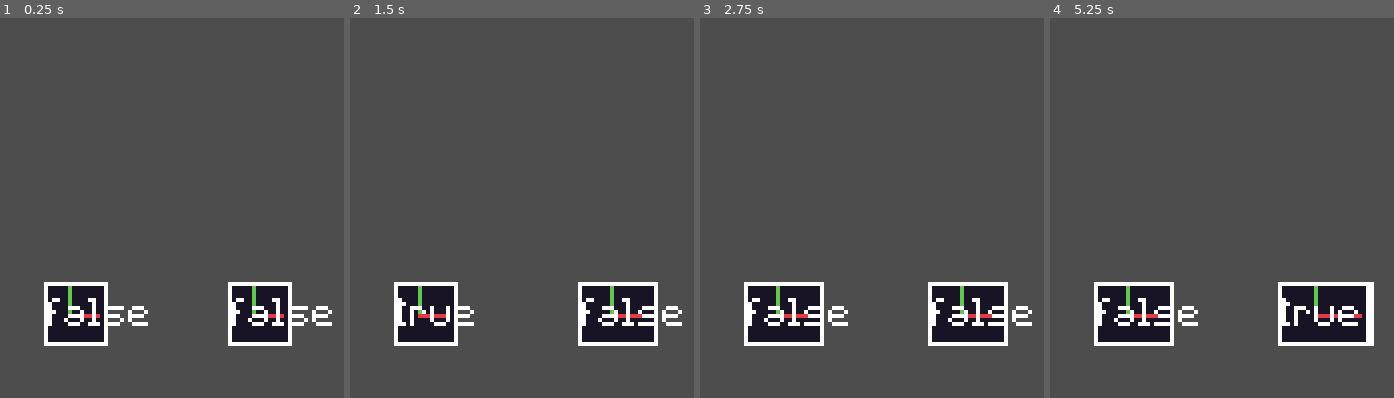
Above: before the commit, frames 1-4 (left to right).
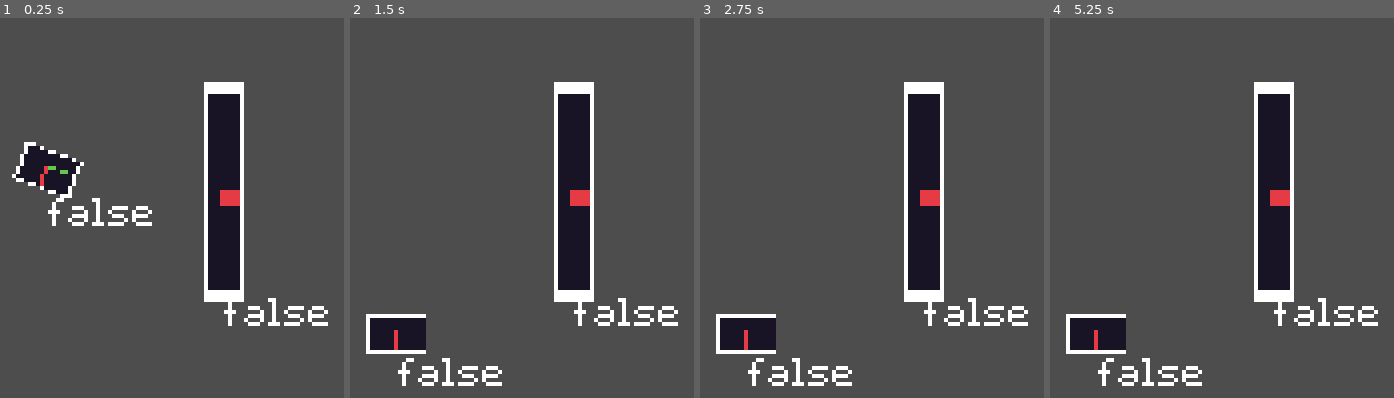
Above: after the commit, the same moments.

Repository: ARKANYOTA/globs
Game: Godot game, scene res://scenes/main.tscn
The game is run twice, just before and just after one commit, with the same random seed, the same clock (stepped at 60 frames per second) and the same inputs.
Inputs (mouse positions are in pixels of both pictures, inside the frame that each line leads up to):
- Up to frame 1 (0.25 s): no input
- Up to frame 2 (1.5 s): tap Enter (ui_accept) at 0.5, 0.77 s; move the mouse to (611, 314) at 0.52 s; hold Right (ui_right) from 0.53 s (still down); click (611, 314) at 0.6 s; tap E (removeme, bound only after the commit) at 0.8, 1.35 s; move the mouse to (425, 314) at 1.27 s
- Up to frame 3 (2.75 s): tap Enter (ui_accept) at 1.52, 2 s; click (775, 314) at 1.55 s; move the mouse to (outside the picture) at 2.02 s; release Right (ui_right) at 2.03 s; hold Left (ui_left) from 2.03 s (still down); click (outside the picture) at 2.1 s; tap E (removeme, bound only after the commit) at 2.3 s
- Up to frame 4 (5.25 s): tap Enter (ui_accept) at 2.75, 3.02, 3.5, 3.77, 4.25, 4.52, 5 s; move the mouse to (outside the picture) at 2.77 s; release Left (ui_left) at 2.78 s; hold Right (ui_right) 2.78-4.28 s; tap E (removeme, bound only after the commit) at 2.85, 3.8, 4.35 s; click (outside the picture) at 3.05 s; move the mouse to (outside the picture) at 3.52 s; click (outside the picture) at 3.6 s; move the mouse to (outside the picture) at 4.27 s; hold Left (ui_left) 4.28-5.03 s; click (outside the picture) at 4.55 s; move the mouse to (1349, 341) at 5.02 s; hold Right (ui_right) from 5.03 s (still down); click (1349, 341) at 5.1 s

The runs differ from the first frame. In frame 1, 16% of the frame differs, in the area x 3-97%, y 16-87%; in frame 2, 15%; in frame 3, 16%; in frame 4, 16%, in the area x 4-96%, y 16-97%.

Commit message:
add: extend system

Diff:
--- a/project.godot
+++ b/project.godot
@@ -30,6 +30,11 @@
 , Object(InputEventJoypadButton,"resource_local_to_scene":false,"resource_name":"","device":-1,"button_index":6,"pressure":0.0,"pressed":false,"script":null)
 ]
 }
+removeme={
+"deadzone": 0.5,
+"events": [Object(InputEventKey,"resource_local_to_scene":false,"resource_name":"","device":-1,"window_id":0,"alt_pressed":false,"shift_pressed":false,"ctrl_pressed":false,"meta_pressed":false,"pressed":false,"keycode":0,"physical_keycode":69,"key_label":0,"unicode":101,"location":0,"echo":false,"script":null)
+]
+}
 left_click={
 "deadzone": 0.5,
 "events": [Object(InputEventMouseButton,"resource_local_to_scene":false,"resource_name":"","device":-1,"window_id":0,"a …(253 unchanged characters)…
@@ -41,4 +46,3 @@
 textures/canvas_textures/default_texture_filter=0
 renderer/rendering_method="gl_compatibility"
 renderer/rendering_method.mobile="gl_compatibility"
-2d/snap/snap_2d_transforms_to_pixel=true
--- a/scenes/block.tscn
+++ b/scenes/block.tscn
@@ -1,12 +1,12 @@
-[gd_scene load_steps=4 format=3 uid="uid://dlw263gusv16s"]
+[gd_scene load_steps=7 format=3 uid="uid://bbjoydjf30lj4"]
 
 [ext_resource type="Script" path="res://scripts/block.gd" id="1_eflyf"]
 [ext_resource type="Texture2D" uid="uid://61djxphiwq5h" path="res://assets/images/debug_black.png" id="2_tvf5u"]
-[ext_resource type="PackedScene" uid="uid://catrwka02j1g0" path="res://scenes/click_area.tscn" id="3_h0fp2"]
+[ext_resource type="PackedScene" path="res://scenes/click_area.tscn" id="3_h0fp2"]
 [ext_resource type="FontFile" uid="uid://djmgql28si3cf" path="res://assets/fonts/EXEPixelPerfect.ttf" id="3_txxm5"]
 
 [sub_resource type="RectangleShape2D" id="RectangleShape2D_ivd6l"]
-size = Vector2(16, 16)
+size = Vector2(48.875, 38.335)
 
 [sub_resource type="LabelSettings" id="LabelSettings_arg2h"]
 font = ExtResource("3_txxm5")
@@ -14,15 +14,10 @@
 [node name="Block" type="CharacterBody2D"]
 script = ExtResource("1_eflyf")
 is_gravity_enabled = false
-rotatable = null
-up_extendable = null
-up_extend_range = null
-down_extendable = null
-down_extend_range = null
-left_extendable = null
-left_extend_range = null
-right_extendable = null
-right_extend_range = null
+up_extend_value = null
+down_extend_value = null
+left_extend_value = null
+right_extend_value = null
 
 [node name="Sprite" type="Sprite2D" parent="."]
 position = Vector2(8, 8)
--- a/scenes/guillaume_test.tscn
+++ b/scenes/guillaume_test.tscn
@@ -134,7 +134,7 @@
 "duration": 1.0,
 "texture": SubResource("AtlasTexture_wepks")
 }, {
-"duration": 1.0,
+"duration": 15.0,
 "texture": SubResource("AtlasTexture_iga8t")
 }, {
 "duration": 1.0,
@@ -302,8 +302,8 @@
 
 [node name="FaceAnimation" type="AnimatedSprite2D" parent="SlimeBlock"]
 sprite_frames = SubResource("SpriteFrames_1oton")
-animation = &"scared"
-frame_progress = 0.78783
+animation = &"o_face"
+frame_progress = 0.773057
 
 [node name="TileMapLayer" type="TileMapLayer" parent="."]
 tile_map_data = PackedByteArray("AAAEAAQAAAAGAAIAAAADAAQAAAAFAAMAAAACAAQAAAAFAAMAAAABAAQAAAAFAAMAAAAAAAQAAAAFAAMAAAD//w …(496 unchanged characters)…
--- a/scenes/main.tscn
+++ b/scenes/main.tscn
@@ -39,10 +39,20 @@
 shape = SubResource("RectangleShape2D_dfcbv")
 
 [node name="Block2" parent="Game" instance=ExtResource("2_0ikgm")]
-position = Vector2(158, 75)
+position = Vector2(157, 75)
+up_extend_value = 50.0
+down_extend_value = 5.0
+left_extend_value = 5.0
+right_extend_value = 5.0
 
 [node name="Block" parent="Game" instance=ExtResource("2_0ikgm")]
-position = Vector2(112, 75)
+position = Vector2(113, 21)
+is_gravity_enabled = true
+angle = -249.7
+up_extend_value = 10.0
+down_extend_value = 5.0
+left_extend_value = 5.0
+right_extend_value = 5.0
 
 [node name="MenuManager" type="CanvasLayer" parent="."]
 process_mode = 3
--- a/scripts/block.gd
+++ b/scripts/block.gd
@@ -7,27 +7,6 @@
 }
 
 @export var is_gravity_enabled = true
-
-@export var dimensions: Vector2i = Vector2i(16, 16):
-	set(value):
-		dimensions = value
-		var collision_shape = $CollisionShape
-		var click_area = $ClickArea
-		var click_area_collision_shape = $ClickArea/ClickAreaCollisionShape
-		var shape = collision_shape.shape
-		if shape is not RectangleShape2D:
-			print("$CollisionShape.shape is not a RectangleShape2D")
-			return
-
-		# Update size
-		shape.size = value
-		click_area_collision_shape.shape = shape
-
-		# Update position
-		var child_pos: Vector2 = Vector2(dimensions)/2
-		collision_shape.position = child_pos
-		click_area.position = child_pos
-		update_sprite_size(child_pos)
 
 @export var rotatable: bool = false
 @export_range(-360, 360) var angle: float = 0:
@@ -42,25 +21,71 @@
 
 func expand(direction: Direction, amount: int):
 	if direction == Direction.RIGHT:
-		dimensions.x += amount
+		right_extend_value += amount
+	if direction == Direction.LEFT:
+		left_extend_value += amount
+	if direction == Direction.UP:
+		up_extend_value += amount
+	if direction == Direction.DOWN:
+		down_extend_value += amount
 
 @export_group("Up Extandable")
 @export var up_extendable: bool = false
 @export var up_extend_range: Vector2i = Vector2i(5, 50)
+@export var up_extend_value: float = 5:
+	set(value):
+		up_extend_value = clamp(value, up_extend_range.x, up_extend_range.y)
+		update_dimensions()
 
 @export_group("Down Extandable")
 @export var down_extendable: bool = false
 @export var down_extend_range: Vector2i = Vector2i(5, 50)
+@export var down_extend_value: float = 5:
+	set(value):
+		down_extend_value = clamp(value, down_extend_range.x, down_extend_range.y)
+		update_dimensions()
 
 @export_group("Left Extandable")
 @export var left_extendable: bool = false
 @export var left_extend_range: Vector2i = Vector2i(5, 50)
+@export var left_extend_value: float = 5:
+	set(value):
+		left_extend_value = clamp(value, left_extend_range.x, left_extend_range.y)
+		update_dimensions()
 
 @export_group("Right Extandable")
 @export var right_extendable: bool = false
 @export var right_extend_range: Vector2i = Vector2i(5, 50)
+@export var right_extend_value: float = 5:
+	set(value):
+		right_extend_value = clamp(value, right_extend_range.x, right_extend_range.y)
+		update_dimensions()
 
-func update_sprite_size(pos):
+func update_dimensions():
+	var dim: Vector2 = Vector2(left_extend_value + right_extend_value,
+							   up_extend_value + down_extend_value)
+	var collision_shape = $CollisionShape
+	var click_area = $ClickArea
+	var click_area_collision_shape = $ClickArea/ClickAreaCollisionShape
+	var shape = collision_shape.shape
+	if shape is not RectangleShape2D:
+		print("$CollisionShape.shape is not a RectangleShape2D")
+		return
+
+	# Update size
+	shape.size = dim
+	click_area_collision_shape.shape = shape
+
+	# Update position
+	var child_pos: Vector2 = Vector2(-left_extend_value + right_extend_value,
+									 -up_extend_value   + down_extend_value) / 2
+	collision_shape.position = child_pos
+	click_area.position = child_pos
+	update_sprite_size(child_pos, dim)
+
+
+
+func update_sprite_size(pos, dimensions):
 	var sprite: Sprite2D = $Sprite
 
 	sprite.position = pos
@@ -70,7 +95,10 @@
 	sprite.scale.y = dimensions.y / sprite_size.y
 
 func _ready():
-	dimensions = dimensions
+	up_extend_value = up_extend_value
+	down_extend_value = down_extend_value
+	left_extend_value = left_extend_value
+	right_extend_value = right_extend_value
 
 func _process(delta):
 	var area: ClickArea = $ClickArea
@@ -84,6 +112,15 @@
 	if is_gravity_enabled and not is_on_floor():
 			velocity += get_gravity() * delta
 
+	const rot_speed = 0.1
+	var alpha = fmod(fmod(angle, 90) + 90, 90)
+
+	if is_on_floor() and alpha != 0:
+		if alpha < 45:
+			angle -= alpha * rot_speed
+		else:
+			angle += alpha * rot_speed
+
 	move_and_slide()
 
 func _on_scale_handle_mouse_entered():
--- a/scripts/main.gd
+++ b/scripts/main.gd
@@ -12,10 +12,11 @@
 	menu_manager.exit_menu()
 
 func _process(delta):
-	if Input.is_action_just_pressed("removeme"):
-		var block = $Game/Block
-		block.dimensions = Vector2(block.dimensions.x + 4, 16)
-		print(block.position)
+	#if Input.is_action_just_pressed("removeme"):
+		#var block = $Game/Block
+		#block.dimensions = Vector2(block.dimensions.x + 4, 16)
+		#print(block.position)
+	pass
 
 # Quitting
 func quit():
Not shown: 1 places in scenes/guillaume_test.tscn that only renumber resources
Not shown: 1 places in scenes/main.tscn that only renumber resources
